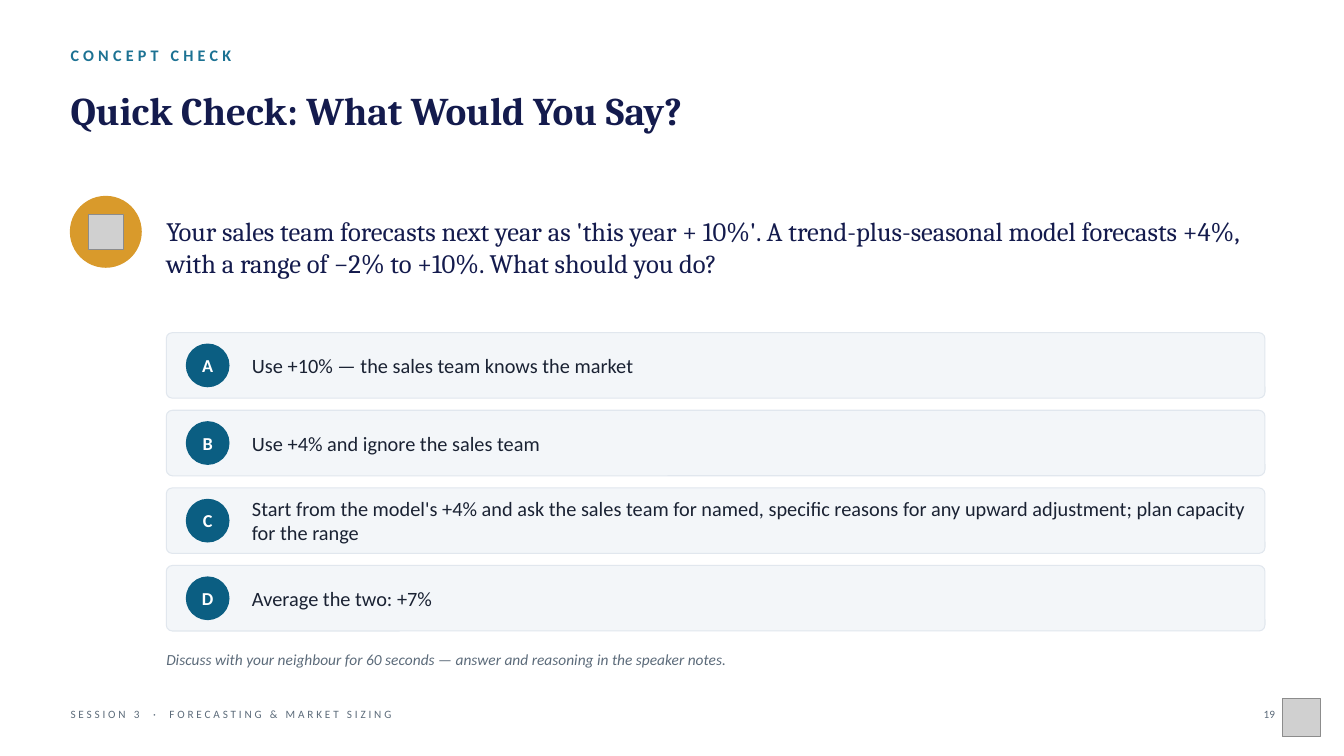
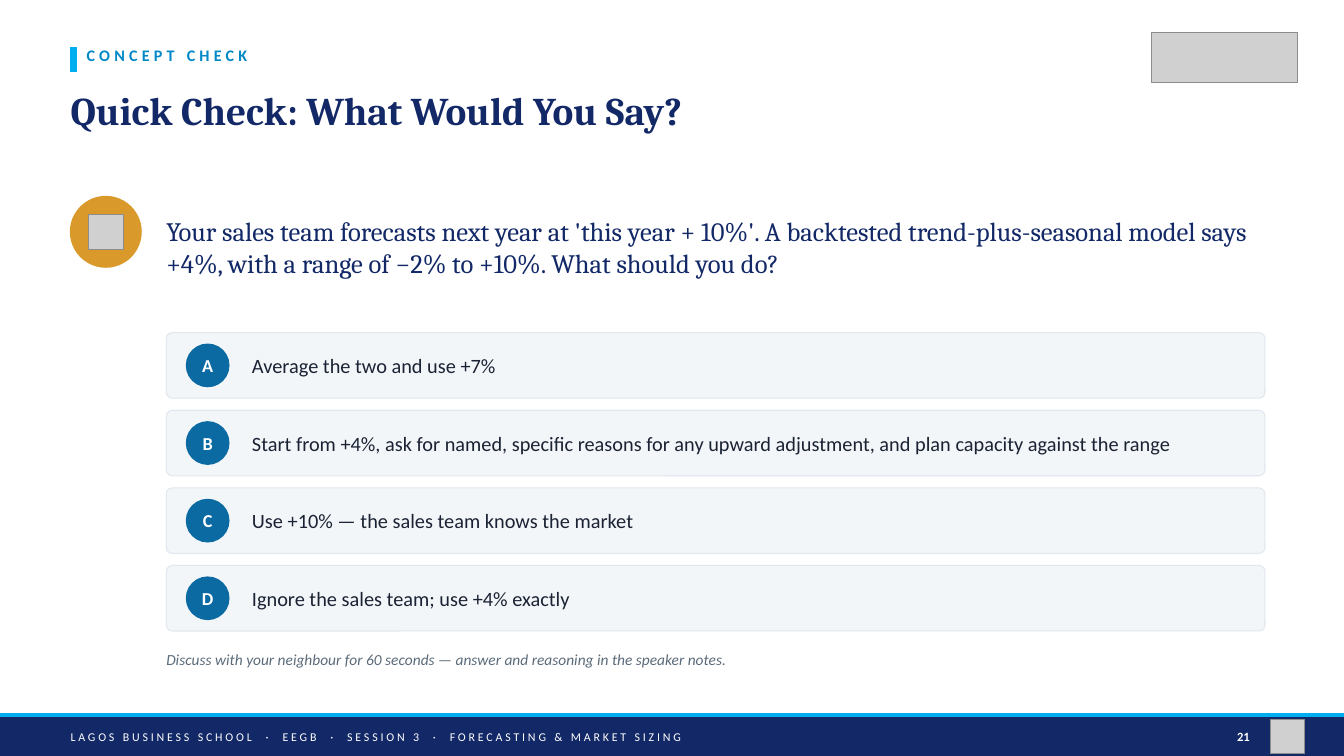
Before and after one commit to adibongo/eegb, a slide deck: slide 21 of sessions/s03/slides/EEGB_S03_Demand_Forecasting_Market_Sizing.pptx (slide 19 before the commit). Drawn at 1344x756 pixels with LibreOffice and Linux fonts; fonts in the diff are those of the drawing; grey boxes stand for pictures. Boxes give left, top, right and bottom in pixels: in the first picture for what was removed or moved away, otherwise in the second. Text is boxed around its words. In the diff, an @@ line names an element or a change of style, - is before the commit and + after.

```diff
--- a/sessions/s03/slides/EEGB_S03_Demand_Forecasting_Market_Sizing.pptx
+++ b/sessions/s03/slides/EEGB_S03_Demand_Forecasting_Market_Sizing.pptx
@@ rectangle added at (71,47,77,72), fill #00AEEF, outline #00AEEF 1 pt @@
@@ text "CONCEPT CHECK": place and size @@
-text "CONCEPT CHECK" at (71,50,231,61)
+text "CONCEPT CHECK" at (87,50,247,61)
@@ text "CONCEPT CHECK" at (87,50,247,61): text colour #1C7293 to #0088C7 @@
@@ picture added at (1151,32,1298,82) @@
@@ text "Quick Check: What Would You ..." at (71,97,682,134): text colour #141B4D to #122867 @@
@@ text at (166,222,1246,279): text changed; text colour #141B4D to #122867 @@
-Your sales team forecasts next year as 'this year + 10%'. A trend-plus-seasonal model forecasts +4%, with a range of −2% to +10%. What should you do?
+Your sales team forecasts next year at 'this year + 10%'. A backtested trend-plus-seasonal model says +4%, with a range of −2% to +10%. What should you do?
@@ text at (252,359,496,377): text changed @@
-Average the two: +7%
+Average the two and use +7%
@@ text at (252,437,1170,455): text changed @@
-Start from the model's +4% and ask the sales team for named, specific reasons for any upward adjustment; plan capacity for the range
+Start from +4%, ask for named, specific reasons for any upward adjustment, and plan capacity against the range
@@ text "Use +10% — the sales ...": place and size @@
-text "Use +10% — the sales ..." at (252,359,633,373)
+text "Use +10% — the sales ..." at (252,514,633,528)
@@ fill #0B5E82 to #0A6AA1; outline #0B5E82 1 pt to #0A6AA1 1 pt in 4 elements at (187,345,229,387), (187,421,229,464), (187,500,229,542), (187,577,229,619) @@
@@ text at (252,592,569,610): text changed @@
-Use +4% and ignore the sales team
+Ignore the sales team; use +4% exactly
@@ rectangle added at (0,714,1344,718), fill #00AEEF, outline #00AEEF 1 pt @@
@@ rectangle added at (0,718,1344,756), fill #122867, outline #122867 1 pt @@
@@ text "LAGOS BUSINESS SCHOOL · EEGB ..." at (71,733,681,741): vertical alignment top to middle @@
@@ text removed at (1264,711,1275,718) @@
-19
@@ text at (71,733,681,741): text changed; size 8 to 8.5 pt; text colour #5C6B7A to #FFFFFF @@
-SESSION 3 · FORECASTING & MARKET SIZING
+LAGOS BUSINESS SCHOOL · EEGB · SESSION 3 · FORECASTING & MARKET SIZING
@@ text added at (1237,732,1250,741), 9 pt, text #FFFFFF, bold @@
+21
@@ picture: place and size @@
-picture at (1282,699,1321,737)
+picture at (1270,720,1305,754)
```
Also in this commit, not shown: 24 other slides changed, 10 slides added, 3 slides removed, 22 other files.
